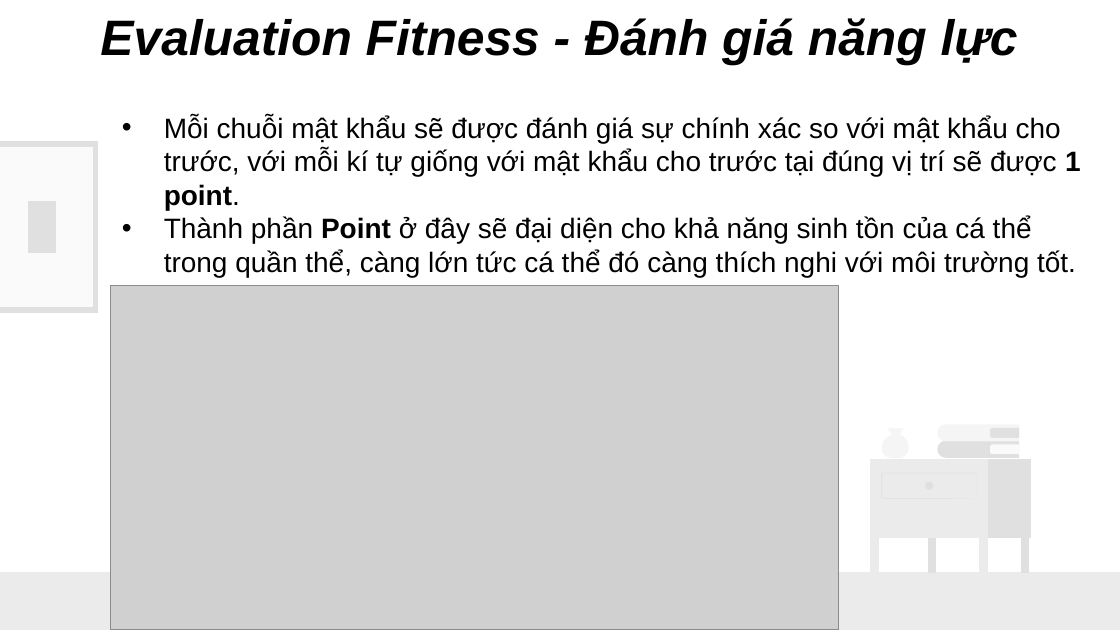
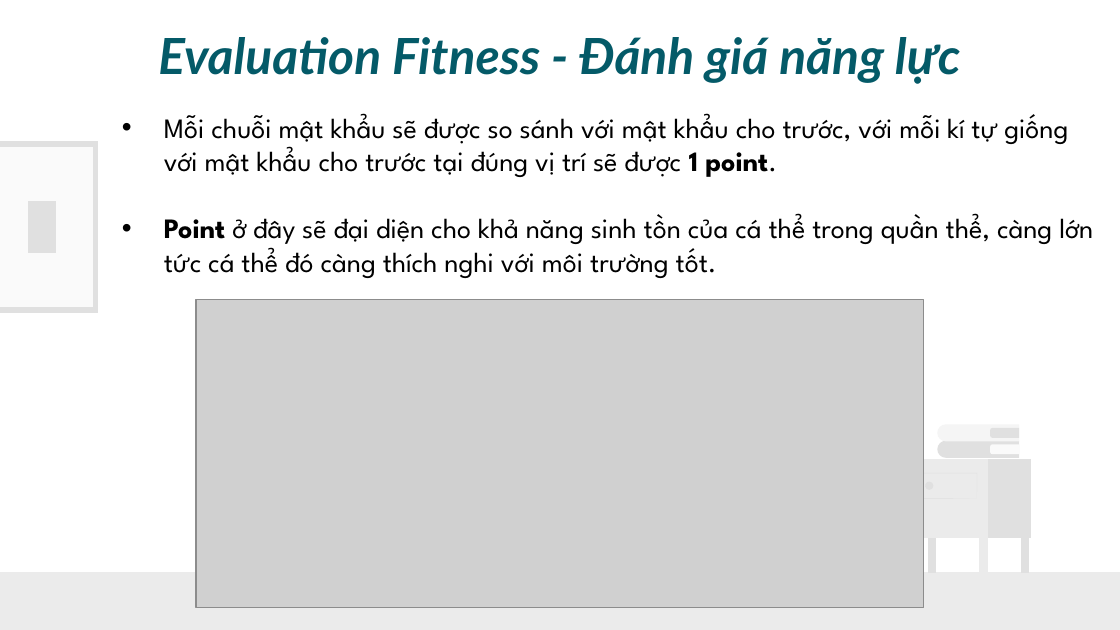
Before and after one commit to TooCuteToo/GiaiThuatTienHoa, a slide deck: slide 14 of ThuatTienHoa_I.pptx (slide 13 before the commit). Drawn at 1120x630 pixels with LibreOffice and Linux fonts; fonts in the diff are those of the drawing; grey boxes stand for pictures. Boxes give left, top, right and bottom in pixels: in the first picture for what was removed or moved away, otherwise in the second. Text is boxed around its words. In the diff, an @@ line names an element or a change of style, - is before the commit and + after.

```diff
--- a/ThuatTienHoa_I.pptx
+++ b/ThuatTienHoa_I.pptx
@@ text "Evaluation Fitness - Đánh giá ...": place and size @@
-text "Evaluation Fitness - Đánh giá ..." at [100, 18, 1018, 65]
+text "Evaluation Fitness - Đánh giá ..." at [158, 37, 961, 83]
@@ text "Evaluation Fitness - Đánh giá ..." at [158, 37, 961, 83]: font Arial to Lato, text colour #000000 to #045A68 @@
@@ text at [164, 113, 1093, 278]: text changed; font Arial to League Spartan @@
-• Mỗi chuỗi mật khẩu sẽ được đánh giá sự chính xác so với mật khẩu cho trước, với mỗi kí tự giống với mật khẩu cho trước tại đúng vị trí sẽ được 1 point.
-• Thành phần Point ở đây sẽ đại diện cho khả năng sinh tồn của cá thể trong quần thể, càng lớn tức cá thể đó càng thích nghi với môi trường tốt.
+• Mỗi chuỗi mật khẩu sẽ được so sánh với mật khẩu cho trước, với mỗi kí tự giống với mật khẩu cho trước tại đúng vị trí sẽ được 1 point.
+• Point ở đây sẽ đại diện cho khả năng sinh tồn của cá thể trong quần thể, càng lớn tức cá thể đó càng thích nghi với môi trường tốt.
@@ picture: place and size @@
-picture at [111, 286, 839, 629]
+picture at [196, 300, 924, 608]
@@ freeform shape removed at [881, 428, 908, 458] @@
@@ freeform shape removed at [870, 539, 879, 573] @@
```
Also in this commit, not shown: 24 other slides changed, 1 slide added, 1 other file.
